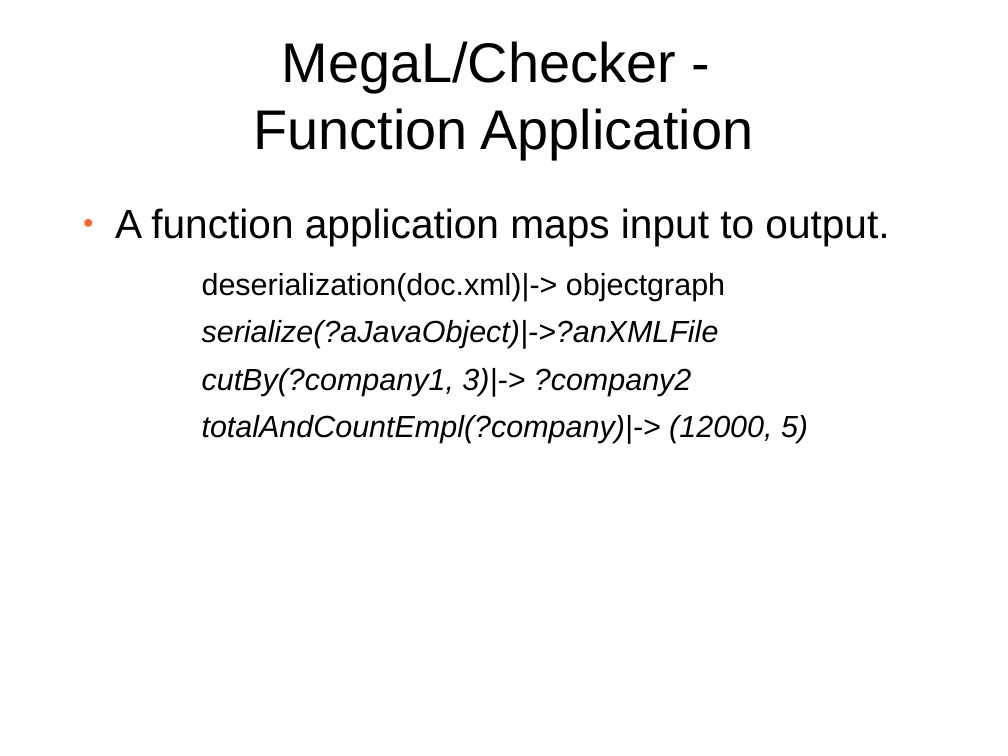
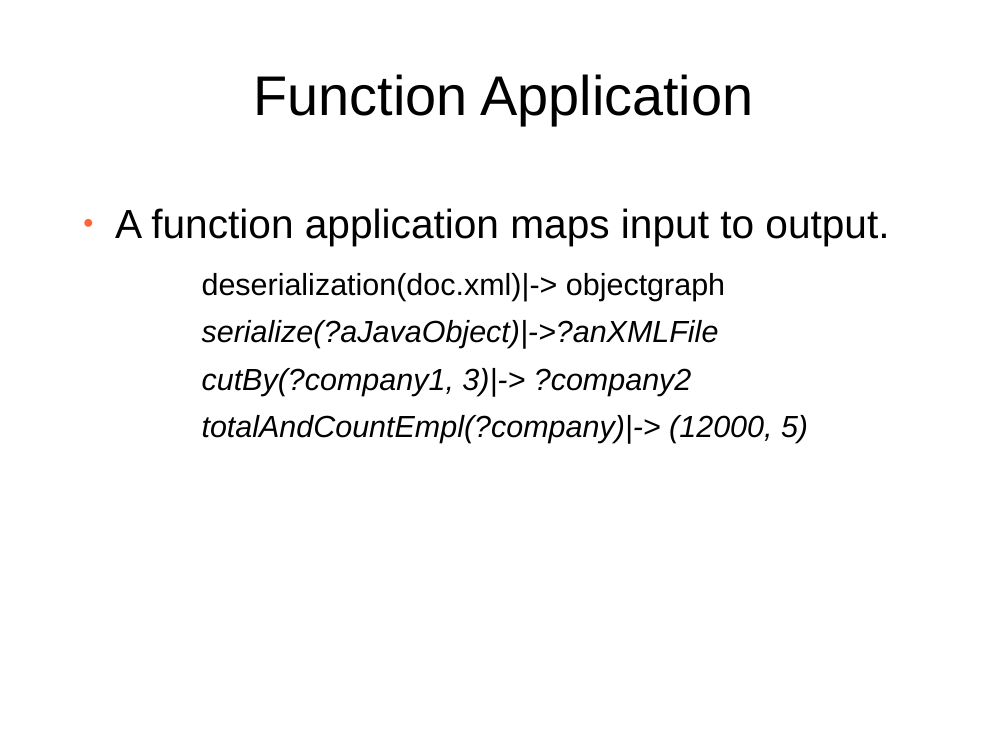
Before and after one commit to softlang/megalib, a slide deck: slide 22 of docs/LanguageDescription.odp (slide 19 before the commit). Drawn at 1008x756 pixels with LibreOffice and Linux fonts; fonts in the diff are those of the drawing; background and template pictures are left out. Boxes give left, top, right and bottom in pixels: in the first picture for what was removed or moved away, otherwise in the second. Text is boxed around its words. In the diff, an @@ line names an element or a change of style, - is before the commit and + after.

```diff
--- a/docs/LanguageDescription.odp
+++ b/docs/LanguageDescription.odp
@@ title at (254,74,753,125): text changed @@
-MegaL/Checker -
-Function Application
+Function Application
```
Also in this commit, not shown: 35 other slides changed, 14 slides added, 4 slides removed, 2 other files.
